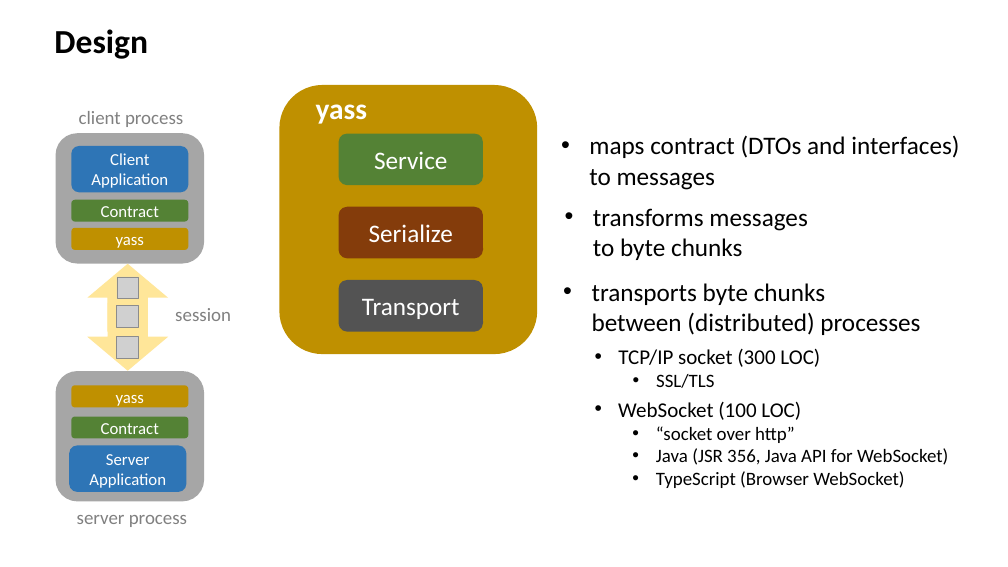
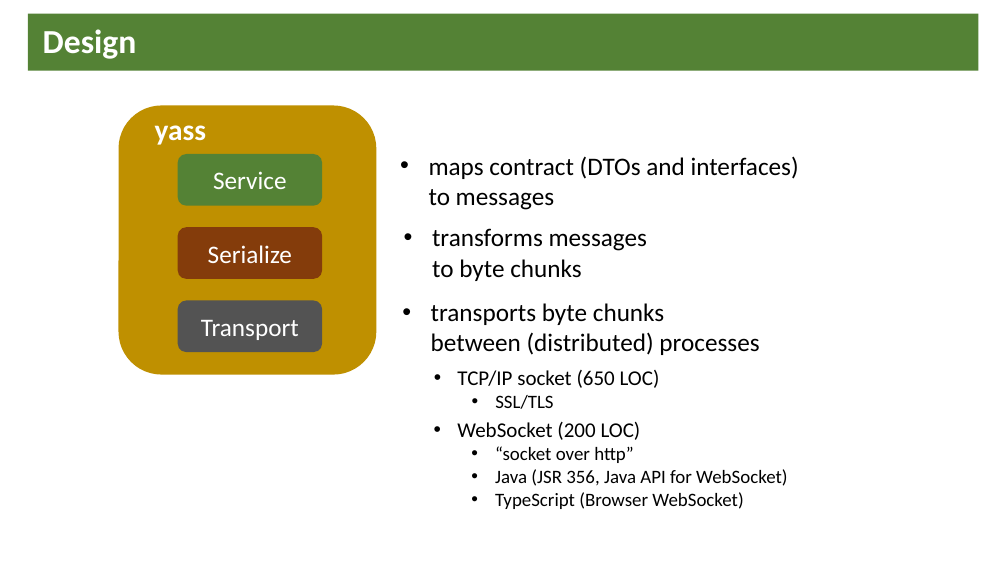
Before and after one commit to softappeal/yass, a slide deck: slide 2 of doc/yass.pptx (slide 3 before the commit). Drawn at 1008x567 pixels with LibreOffice and Linux fonts; fonts in the diff are those of the drawing; grey boxes stand for pictures. Boxes give left, top, right and bottom in pixels: in the first picture for what was removed or moved away, otherwise in the second. Text is boxed around its words. In the diff, an @@ line names an element or a change of style, - is before the commit and + after.

```diff
--- a/doc/yass.pptx
+++ b/doc/yass.pptx
@@ title "Design": place and size @@
-title "Design" at [54, 29, 148, 59]
+title "Design" at [28, 14, 979, 70]
@@ title "Design" at [28, 14, 979, 70]: text colour #000000 to #FFFFFF; fill none to #548235 @@
@@ 6 texts, 4 rounded rectangles: place and size @@
-6 texts, 4 rounded rectangles at [280, 85, 959, 488]
+6 texts, 4 rounded rectangles at [119, 106, 799, 509]
@@ group removed at [56, 102, 231, 533]: 8 rounded rectangles, 3 pictures, 2 rectangles, 2 down arrows, 1 text @@
-client process
-Client
-Application
-Contract
-yass
-server process
-Server
-Application
-Contract
-yass
-session
@@ text at [457, 370, 660, 388]: text changed @@
-• TCP/IP socket (300 LOC)
+• TCP/IP socket (650 LOC)
@@ text at [457, 422, 641, 440]: text changed @@
-• WebSocket (100 LOC)
+• WebSocket (200 LOC)
```
Also in this commit, not shown: 6 other slides changed, 2 slides removed, 1 other file.
